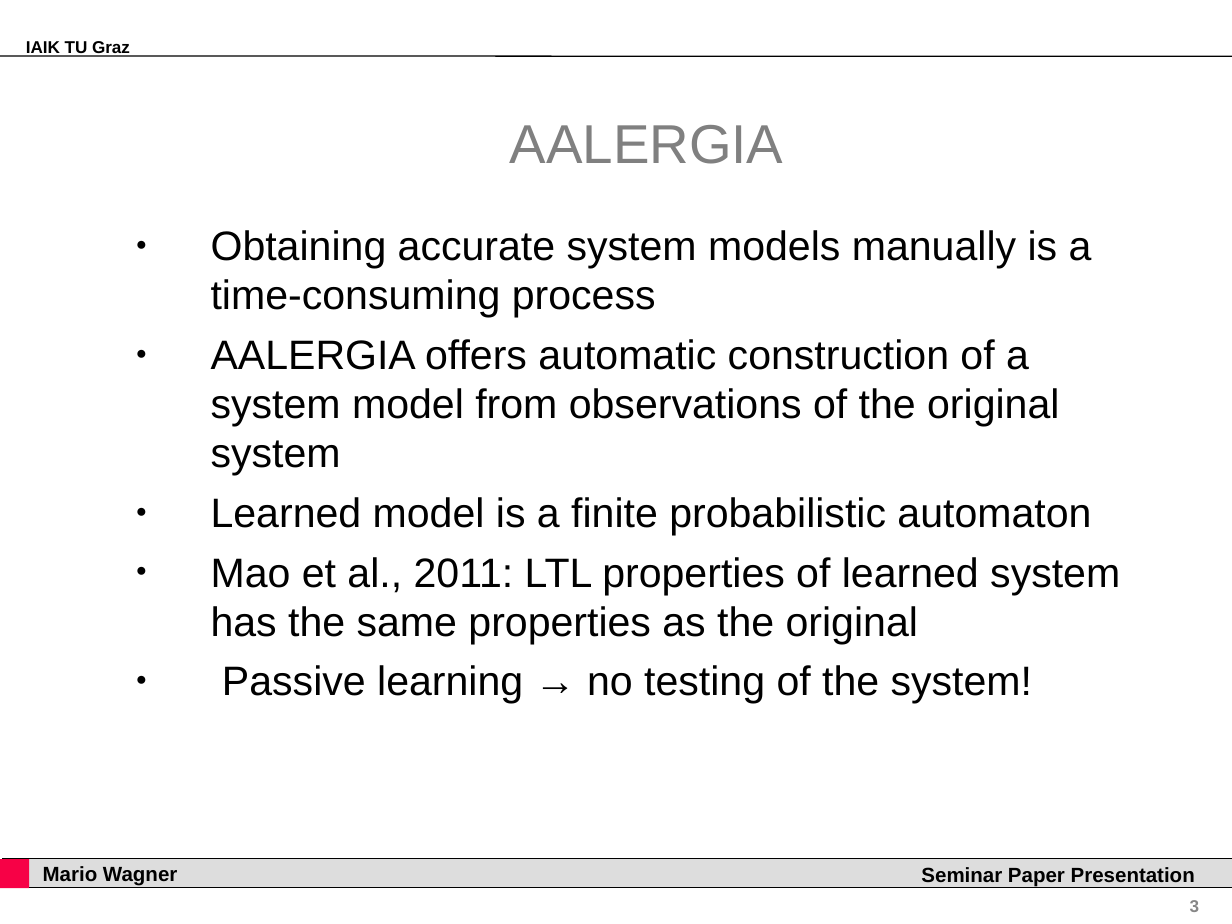
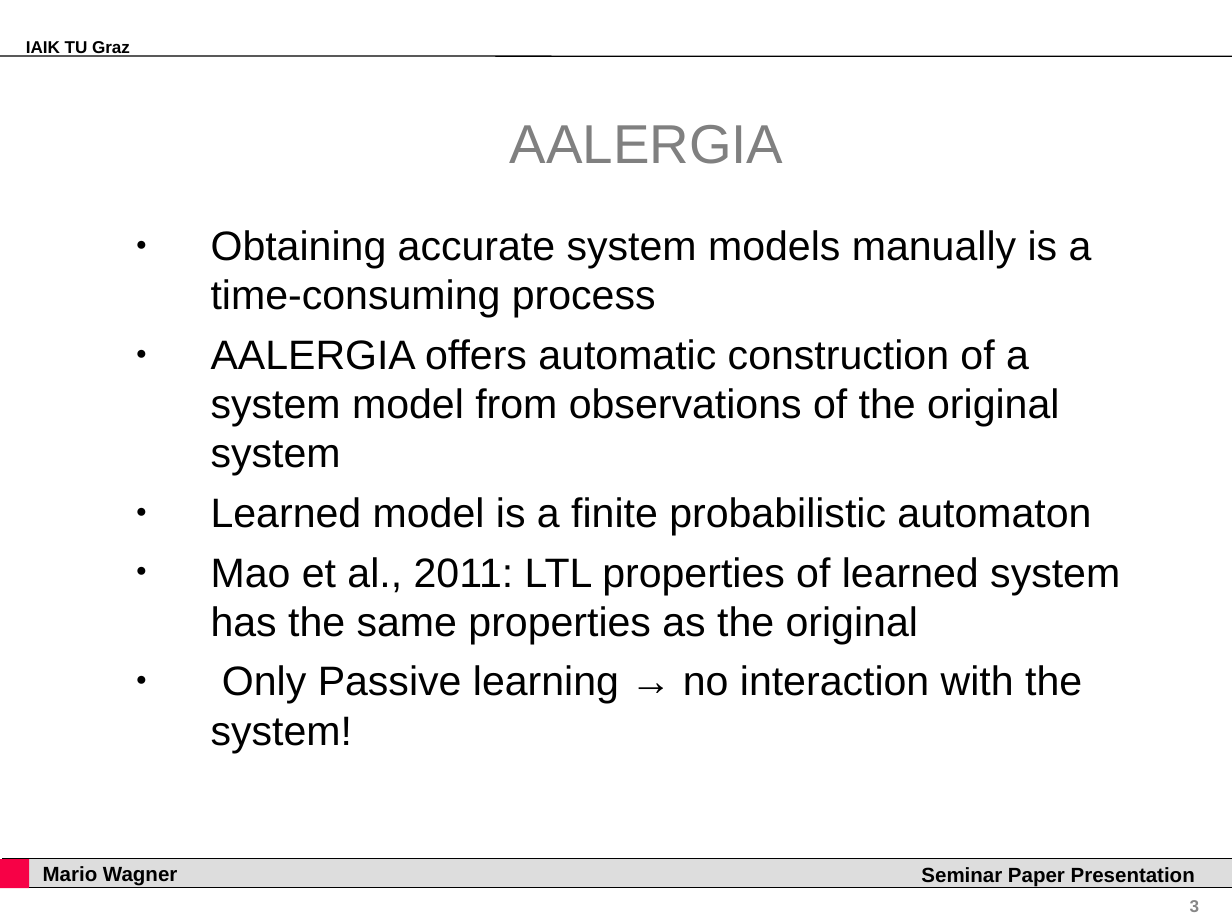
Before and after one commit to grashupfa/seminar, a slide deck: slide 3 of presentation/seminarpaper.ppt. Drawn at 1232x924 pixels with LibreOffice and Linux fonts; fonts in the diff are those of the drawing; background and template pictures are left out. Boxes give left, top, right and bottom in pixels: in the first picture for what was removed or moved away, otherwise in the second. Text is boxed around its words. In the diff, an @@ line names an element or a change of style, - is before the commit and + after.

```diff
--- a/presentation/seminarpaper.ppt
+++ b/presentation/seminarpaper.ppt
@@ text at [211,665,1082,753]: text changed @@
-● Passive learning → no testing of the system!
+● Only Passive learning → no interaction with the system!
```
Also in this commit, not shown: 3 other slides changed, 2 slides added, 2 slides removed, 1 other file.
